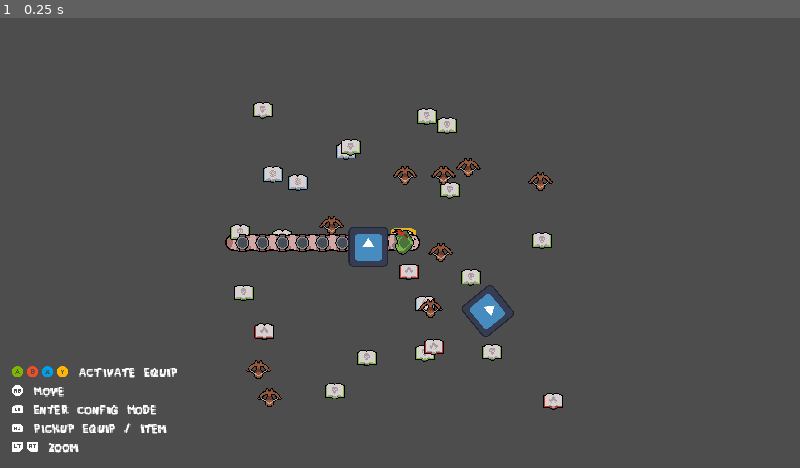
Above: before the commit, frame 1.
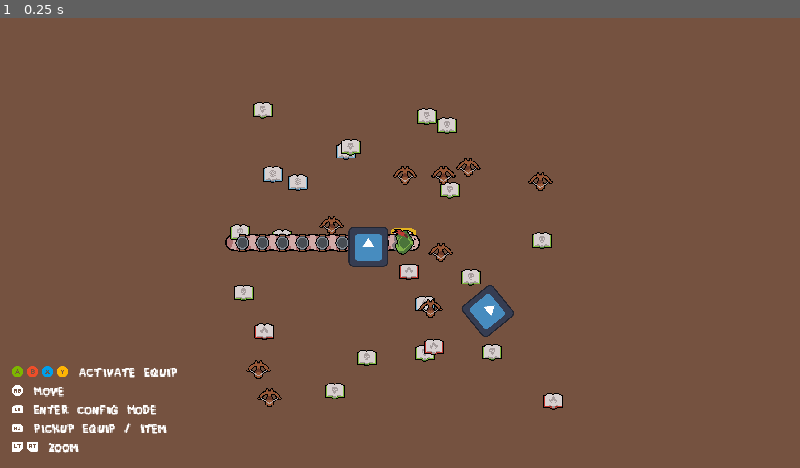
Above: after the commit, the same moment.

Repository: Justuna/worm-odyssey
Game: Godot game, scene res://scenes/tests/worm_test.tscn
Same seed, same stepped clock (60 frames per second), same inputs: the game is played once before the commit and once after it. The engine's default icon, where the game draws it, is replaced by a stand-in: a white triangle on a blue panel in a dark square.
Inputs:
- Up to frame 1 (0.25 s): no input

The runs differ from the first frame. In frame 1, 95% of the frame differs, in the area x 0-100%, y 0-100%.

Commit message:
Add splash screen, update worm input

Diff:
--- a/project.godot
+++ b/project.godot
@@ -13,7 +13,9 @@
 config/name="Worm Odyssey"
 run/main_scene="res://scenes/tests/worm_test.tscn"
 config/features=PackedStringArray("4.2", "GL Compatibility")
-config/icon="res://icon.svg"
+boot_splash/bg_color=Color(0.458824, 0.321569, 0.25098, 1)
+boot_splash/image="res://assets/art/logo/splash.png"
+config/icon="res://assets/art/logo/logo.png"
 
 [display]
 
--- a/scenes/tests/worm_test.tscn
+++ b/scenes/tests/worm_test.tscn
@@ -25,6 +25,30 @@
 equipment_library = ExtResource("2_6jmem")
 equipment_spawn_area = SubResource("RectangleShape2D_jjv65")
 
+[node name="Control" type="Control" parent="."]
+layout_mode = 3
+anchors_preset = 8
+anchor_left = 0.5
+anchor_top = 0.5
+anchor_right = 0.5
+anchor_bottom = 0.5
+offset_left = -5000.0
+offset_top = -5000.0
+offset_right = 5000.0
+offset_bottom = 5000.0
+grow_horizontal = 2
+grow_vertical = 2
+metadata/_edit_use_anchors_ = true
+
+[node name="ColorRect" type="ColorRect" parent="Control"]
+layout_mode = 1
+anchors_preset = 15
+anchor_right = 1.0
+anchor_bottom = 1.0
+grow_horizontal = 2
+grow_vertical = 2
+color = Color(0.458824, 0.321569, 0.25098, 1)
+
 [node name="Level" type="Node2D" parent="."]
 z_index = 10
 
@@ -92,10 +116,10 @@
 theme_override_font_sizes/normal_font_size = 6
 bbcode_enabled = true
 text = "[img=24]res://assets/art/control_icons/xbox_button_color_a.png[/img][img=24]res://assets/art/control_icons/xbox_button_color_b.png[/img][img=24]res://assets/art/control_icons/xbox_button_color_x.png[/img][img=24]res://assets/art/control_icons/xbox_button_color_y.png[/img] Bind Equip
-[img=24]res://assets/art/control_icons/xbox_rt.png[/img] + [img=24]res://assets/art/control_icons/xbox_dpad_vertical.png[/img] Move Equip
-[img=24]res://assets/art/control_icons/xbox_dpad_vertical.png[/img] Move Selection
+[img=24]res://assets/art/control_icons/xbox_rt.png[/img] + [img=24]res://assets/art/control_icons/xbox_dpad_vertical.png[/img][img=24]res://assets/art/control_icons/xbox_stick_l_vertical.png[/img] Move Equip
+[img=24]res://assets/art/control_icons/xbox_dpad_vertical.png[/img][img=24]res://assets/art/control_icons/xbox_stick_l_vertical.png[/img] Move Selection
 [img=24]res://assets/art/control_icons/xbox_rb.png[/img] Eject Equip
-[img=24]res://assets/art/control_icons/xbox_dpad_horizontal.png[/img] Rotate Equip
+[img=24]res://assets/art/control_icons/xbox_dpad_horizontal.png[/img][img=24]res://assets/art/control_icons/xbox_lt.png[/img] Rotate Equip
 [img=24]res://assets/art/control_icons/xbox_lb.png[/img] Exit Config Mode"
 fit_content = true
 scroll_active = false
--- a/scripts/worm/controller_worm_input.gd
+++ b/scripts/worm/controller_worm_input.gd
@@ -28,6 +28,7 @@
 var _binding_button_pressed: bool
 var _eject_button_pressed: bool
 var _rotate_pressed: bool
+var _single_rotate_pressed: bool
 
 func _ready():
 	_movement_deadzone_sqr = movement_deadzone * movement_deadzone
@@ -39,8 +40,9 @@
 		if joypad_ids.size() > 0:
 			device_id = joypad_ids[0]
 	if worm_configurer.in_config_mode:
-		var dpad_up = Input.is_joy_button_pressed(device_id, JOY_BUTTON_DPAD_UP)
-		var dpad_down = Input.is_joy_button_pressed(device_id, JOY_BUTTON_DPAD_DOWN)
+		var left_stick_y_axis = Input.get_joy_axis(device_id, JOY_AXIS_LEFT_Y)
+		var dpad_up = Input.is_joy_button_pressed(device_id, JOY_BUTTON_DPAD_UP) or (left_stick_y_axis < -0.5)
+		var dpad_down = Input.is_joy_button_pressed(device_id, JOY_BUTTON_DPAD_DOWN)  or (left_stick_y_axis > 0.5)
 		if dpad_up or dpad_down:
 			if not _move_segment_pressed:
 				_move_segment_pressed = true
@@ -94,6 +96,13 @@
 					worm_configurer.rotate_segment_right()
 		elif _rotate_pressed:
 			_rotate_pressed = false
+		var left_trigger = Input.get_joy_axis(device_id, JOY_AXIS_TRIGGER_LEFT)
+		if left_trigger > 0.5:
+			if not _single_rotate_pressed:
+				_single_rotate_pressed = true
+				worm_configurer.rotate_segment_right()
+		elif _single_rotate_pressed:
+			_single_rotate_pressed = false
 	else:
 		var movement_dir = Vector2(Input.get_joy_axis(device_id, JOY_AXIS_LEFT_X), Input.get_joy_axis(device_id, JOY_AXIS_LEFT_Y))
 		if movement_dir.length_squared() < movement_deadzone:
Binary file added: assets/art/control_icons/xbox_stick_l_vertical.png
Not shown, added: assets/art/control_icons/xbox_stick_l_vertical.png.import
Binary file added: assets/art/logo/logo.png
Not shown, added: assets/art/logo/logo.png.import
Binary file added: assets/art/logo/logo_10x.png
Not shown, added: assets/art/logo/logo_10x.png.import
Binary file added: assets/art/logo/splash.png
Not shown, added: assets/art/logo/splash.png.import
